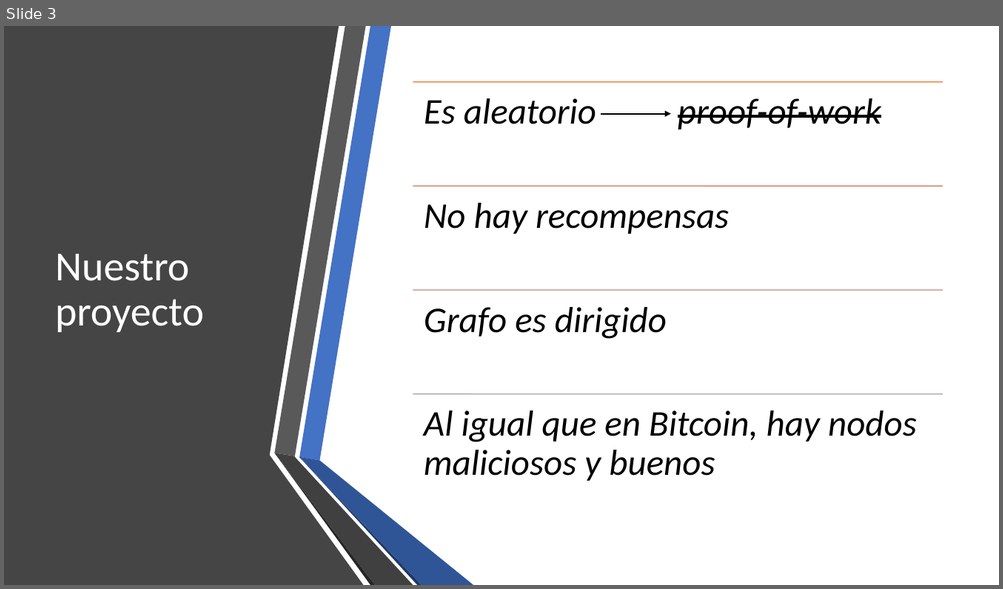
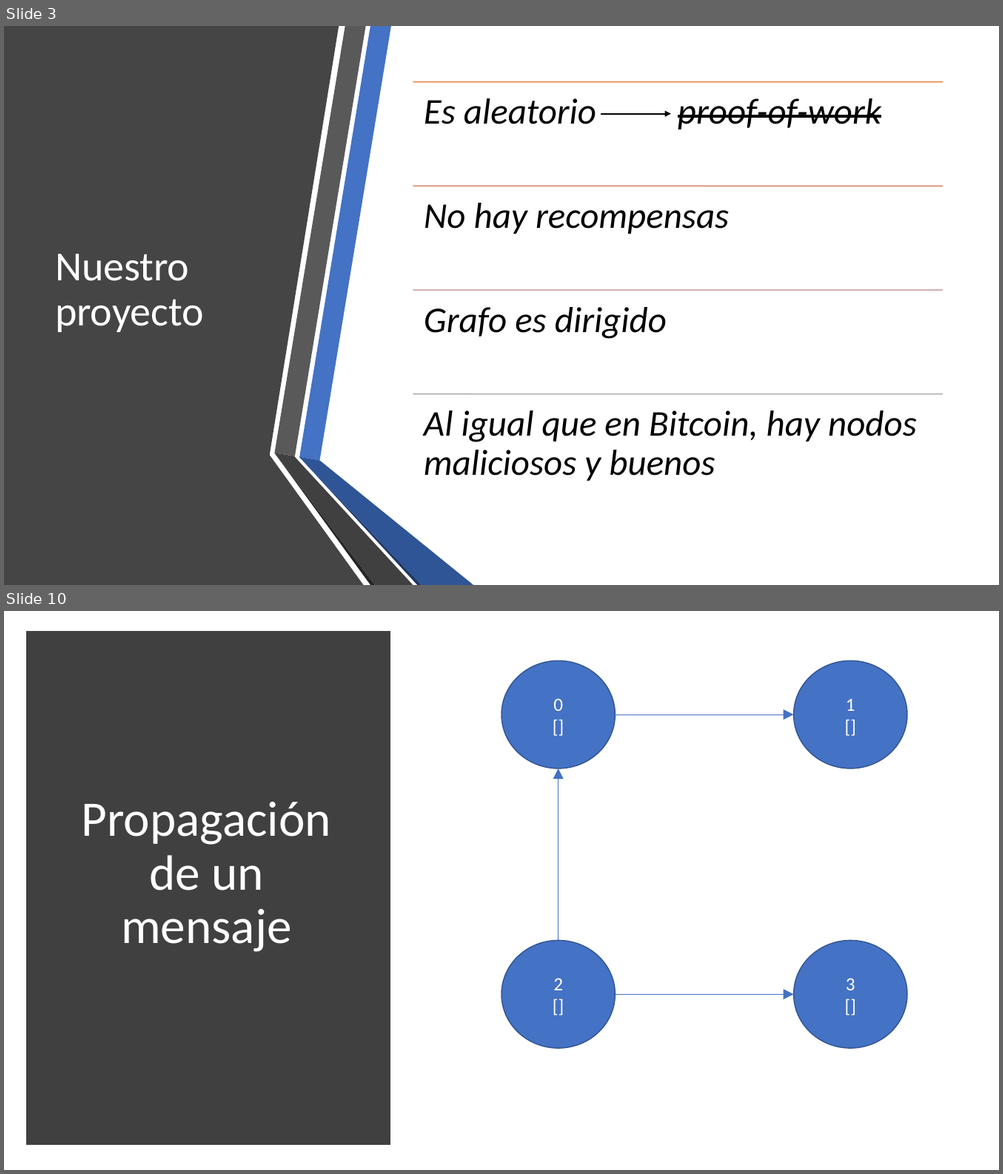
Before and after one commit to jtvigneaux/proyecto-1-criptomonedas, a slide deck: Presentación/Presentación.pptx. Shown one above the other, each under a label of ours: slide 3 before the commit, slides 3 and 10 after it; the slides between them are not shown. The pictures are 1003x589 and 1003x1174 pixels, drawn with LibreOffice and Linux fonts; fonts in the diff are those of the drawing. Boxes give left, top, right and bottom in pixels: in the first picture for what was removed or moved away, otherwise in the second. Text is boxed around its words. In the diff, an @@ line names an element or a change of style, - is before the commit and + after.

```diff
--- a/Presentación/Presentación.pptx
+++ b/Presentación/Presentación.pptx
@@ slide 10 added at (x1=4, y1=611, x2=999, y2=1170), background #FFFFFF @@
@@ rectangle added at (x1=31, y1=636, x2=385, y2=1141), fill #404040, outline #404040 10 pt @@
@@ ellipse added at (x1=502, y1=661, x2=615, y2=769), fill #4472C4, outline #325491 1 pt, 18 pt, text #FFFFFF @@
+0
+[]
@@ ellipse added at (x1=794, y1=661, x2=907, y2=769), fill #4472C4, outline #325491 1 pt, 18 pt, text #FFFFFF @@
+1
+[]
@@ arrow added from (615, 715) to (794, 715), #4472C4 0.5 pt @@
@@ arrow added from (558, 941) to (558, 769), #4472C4 0.5 pt @@
@@ title added at (x1=82, y1=802, x2=331, y2=952), 48 pt, text #FFFFFF @@
+Propagación de un mensaje
@@ ellipse added at (x1=502, y1=941, x2=615, y2=1049), fill #4472C4, outline #325491 1 pt, 18 pt, text #FFFFFF @@
+2
+[]
@@ ellipse added at (x1=794, y1=941, x2=907, y2=1049), fill #4472C4, outline #325491 1 pt, 18 pt, text #FFFFFF @@
+3
+[]
@@ arrow added from (615, 994) to (794, 994), #4472C4 0.5 pt @@
```
Also in this commit, not shown: 1 slide changed, 19 other slides added, 2 other files.
